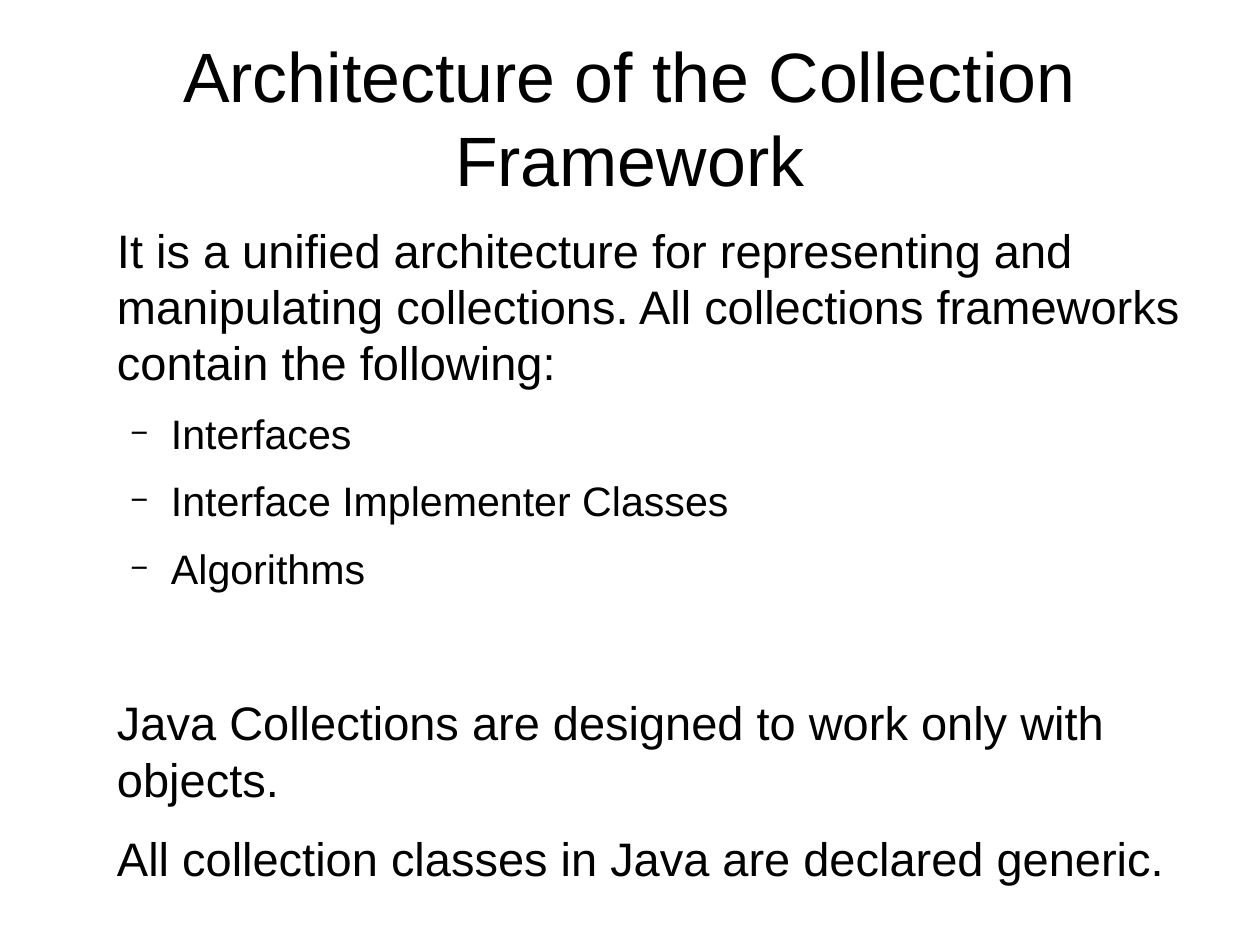
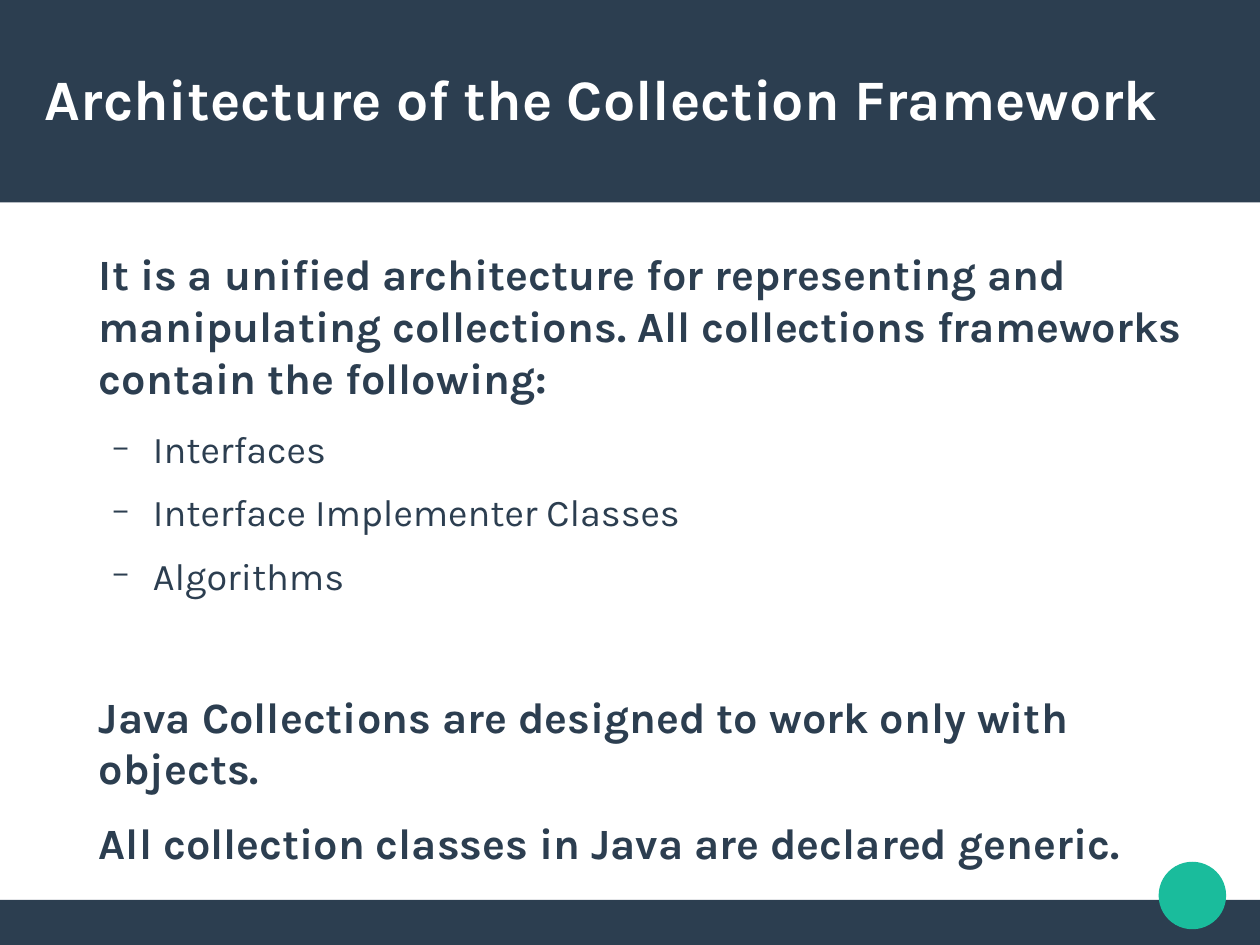
Before and after one commit to Armenuhi-Qocharyan/BB_TRAININGS, a slide deck: slide 4 of java/collections.odp (slide 3 before the commit). Drawn at 1260x945 pixels with LibreOffice and Linux fonts; fonts in the diff are those of the drawing. Boxes give left, top, right and bottom in pixels: in the first picture for what was removed or moved away, otherwise in the second. Text is boxed around its words. In the diff, an @@ line names an element or a change of style, - is before the commit and + after.

Commit message:
- Updated collections presentation.

```diff
--- a/java/collections.odp
+++ b/java/collections.odp
@@ rectangle added at box(0, 0, 1260, 202), fill #2C3E50 @@
@@ title "Architecture of the Collection Framework": place and size @@
-title "Architecture of the Collection Framework" at box(183, 51, 1076, 187)
+title "Architecture of the Collection Framework" at box(45, 79, 1157, 121)
@@ title "Architecture of the Collection Framework" at box(45, 79, 1157, 121): size 44 to 36 pt, font Arial to Karla, text colour #000000 to #FFFFFF, bold on; alignment centre to left @@
@@ text "It is a unified architecture ...": place and size @@
-text "It is a unified architecture ..." at box(117, 234, 1180, 885)
+text "It is a unified architecture ..." at box(99, 259, 1181, 870)
@@ text "It is a unified architecture ..." at box(99, 259, 1181, 870): size 29.6 to 27.2 pt, bold on in "It is a unified architecture for representing ...", "Java Collections are designed to work only ...", "All collection classes in Java are declared ..."; font Arial to Karla, text colour #000000 to #2C3E50; size 25.9 to 23.8 pt in "Interfaces", "Interface Implementer Classes", "Algorithms"; bullet colour #000000 to #2C3E50 @@
@@ ellipse added at box(1159, 862, 1227, 930), fill #1ABC9C @@
@@ rectangle added at box(0, 900, 1260, 944), fill #2C3E50 @@
```
Also in this commit, not shown: 14 other slides changed, 5 slides added, 1 slide removed.
